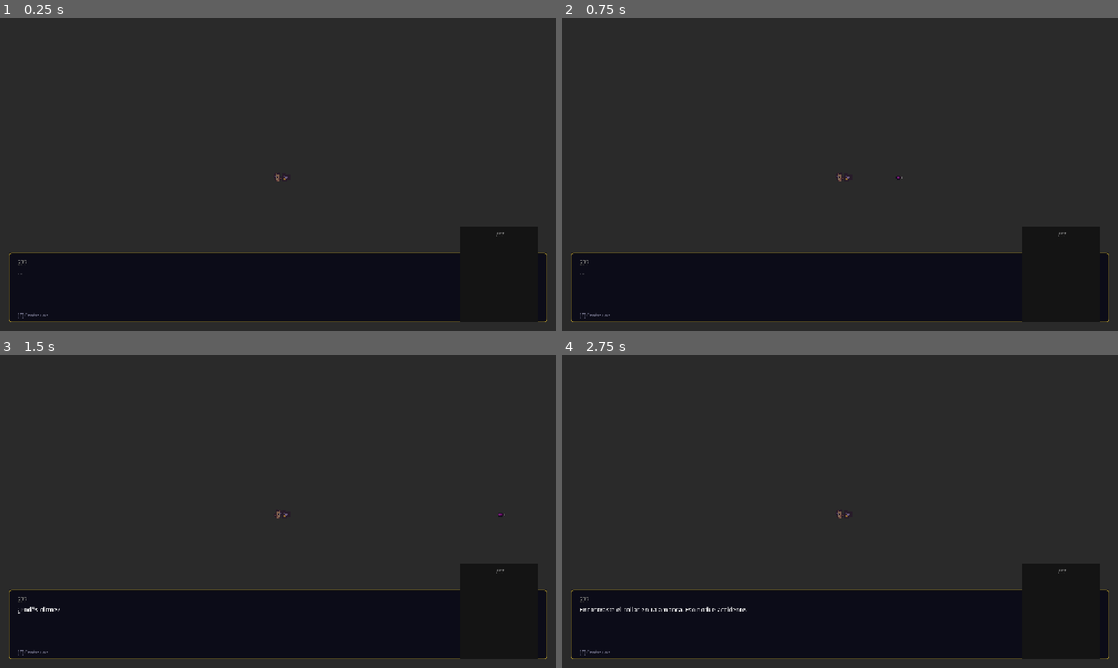
Above: before the commit, frames 1-4 (two rows, left to right).
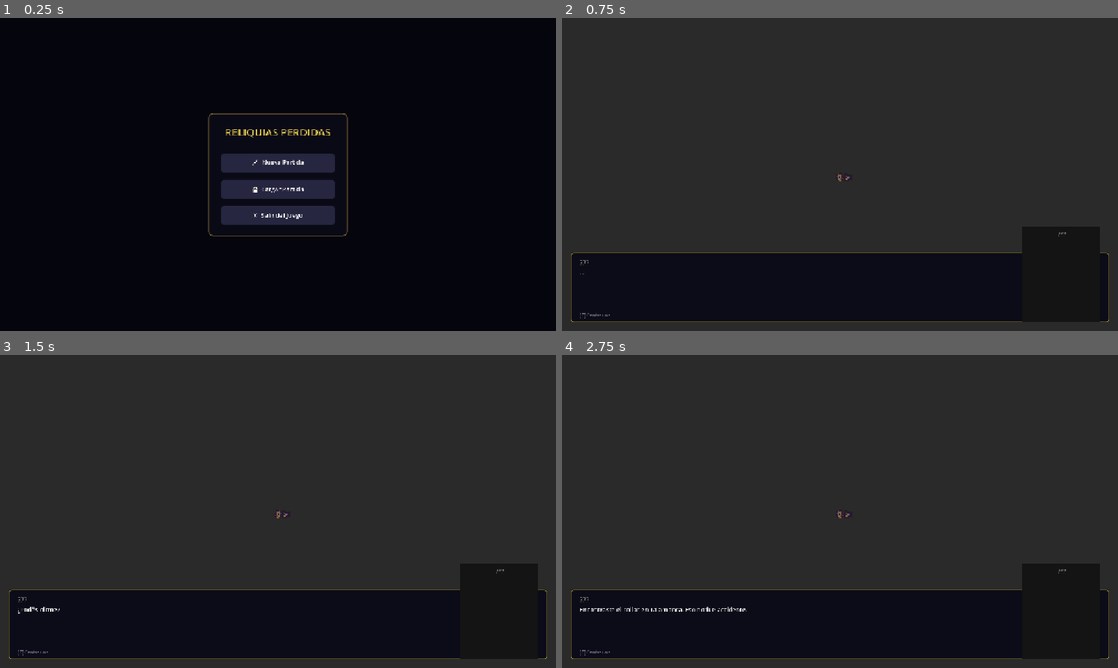
Above: after the commit, the same moments.

Repository: Aigen1111/ReliquiasPerdidas
Game: Godot game, scene res://Scenes/MainMenu.tscn
Two runs of this game, one before a commit and one after it. Both use one fixed random seed, a clock stepped at 60 frames per second and the inputs below. Before the commit the project starts from res://Scenes/Tutorial/Tutorial_Intro.tscn. The engine's default icon, where the game draws it, is replaced by a stand-in: a white triangle on a blue panel in a dark square.
Inputs (mouse positions are in pixels of both pictures, inside the frame that each line leads up to):
- Up to frame 1 (0.25 s): no input
- Up to frame 2 (0.75 s): click (840, 161) at 0.5 s, where only the run after the commit has a clickable "🗡 Nueva Partida"
- Up to frame 3 (1.5 s): tap Enter at 1.25 s; move the mouse to (400, 495) at 1.27 s; hold D (move_right) from 1.28 s (still down); hold E (interact) from 1.28 s (still down)
- Up to frame 4 (2.75 s): tap Space at 2 s; move the mouse to (728, 527) at 2.02 s; release D (move_right) at 2.03 s; release E (interact) at 2.03 s; hold S (move_down) from 2.03 s (still down); tap E (interact) at 2.1 s

The runs differ from the first frame. In frame 1, 74% of the frame differs, in the area x 0-100%, y 0-100%; in frame 2, less than 0.1%; in frame 3, less than 0.1%; in frame 4, nothing differs.

Commit message:
Main Menu and Pause Menu halfway there
A lot of things, i'm gonna go sleep

Diff:
--- a/RunManager.gd
+++ b/RunManager.gd
@@ -107,6 +107,7 @@
 	room_type_history = []
 	run_sequence = _build_run_sequence(area_id)
 	emit_signal("run_started", area_id)
+	SaveManager.save_slot(SaveManager.SLOT_AUTOSAVE_START)
 	_load_current_room()
 
 
@@ -318,6 +319,7 @@
 
 func _end_run(victory: bool) -> void:
 	is_in_run = false
+	SaveManager.save_slot(SaveManager.SLOT_AUTOSAVE_END)
 	# Solo emitir señal — RunResultScreen escucha y muestra la pantalla.
 	# El cambio a Lobby lo hace go_to_lobby() cuando el jugador presiona Continuar.
 	emit_signal("run_ended", victory, last_run_gold_earned)
--- /dev/null
+++ b/SaveManager.gd
@@ -0,0 +1,82 @@
+# SaveManager.gd — Autoload singleton
+# Sistema de guardado con 3 slots en disco (user://saves/):
+
+extends Node
+
+const SAVE_DIR := "user://saves/"
+
+const SLOT_AUTOSAVE_START := "autosave_start"
+const SLOT_AUTOSAVE_END   := "autosave_end"
+const SLOT_MAIN           := "main"
+
+
+func _ready() -> void:
+	if not DirAccess.dir_exists_absolute(SAVE_DIR):
+		DirAccess.make_dir_recursive_absolute(SAVE_DIR)
+
+
+## Guarda el estado persistente actual de RunManager en el slot indicado.
+func save_slot(slot_name: String) -> bool:
+	var data := {
+		"gold":                   RunManager.gold,
+		"unlocked_areas":         RunManager.unlocked_areas,
+		"unlocked_relics":        RunManager.unlocked_relics,
+		"tutorial_done":          RunManager.tutorial_done,
+		"tutorial_sibu_revealed": RunManager.tutorial_sibu_revealed,
+		"saved_at_unix":          Time.get_unix_time_from_system(),
+	}
+	var file := FileAccess.open(_path_for(slot_name), FileAccess.WRITE)
+	if file == null:
+		push_warning("SaveManager: no se pudo abrir el slot '%s' para escribir." % slot_name)
+		return false
+	file.store_string(JSON.stringify(data, "\t"))
+	file.close()
+	return true
+
+
+## Carga un slot y aplica los datos a RunManager. false si no existe o está corrupto.
+func load_slot(slot_name: String) -> bool:
+	var path := _path_for(slot_name)
+	if not FileAccess.file_exists(path):
+		return false
+
+	var file := FileAccess.open(path, FileAccess.READ)
+	if file == null:
+		return false
+	var text := file.get_as_text()
+	file.close()
+
+	var parsed = JSON.parse_string(text)
+	if typeof(parsed) != TYPE_DICTIONARY:
+		push_warning("SaveManager: slot '%s' corrupto o con formato inválido." % slot_name)
+		return false
+
+	RunManager.gold                   = int(parsed.get("gold", 0))
+	RunManager.unlocked_areas         = parsed.get("unlocked_areas", ["bribri"])
+	RunManager.unlocked_relics        = parsed.get("unlocked_relics", [])
+	RunManager.tutorial_done          = bool(parsed.get("tutorial_done", false))
+	RunManager.tutorial_sibu_revealed = bool(parsed.get("tutorial_sibu_revealed", false))
+	return true
+
+
+func slot_exists(slot_name: String) -> bool:
+	return FileAccess.file_exists(_path_for(slot_name))
+
+## Devuelve {} si el slot no existe o está corrupto.
+func get_slot_info(slot_name: String) -> Dictionary:
+	var path := _path_for(slot_name)
+	if not FileAccess.file_exists(path):
+		return {}
+	var file := FileAccess.open(path, FileAccess.READ)
+	if file == null:
+		return {}
+	var text := file.get_as_text()
+	file.close()
+
+	var parsed = JSON.parse_string(text)
+	if typeof(parsed) != TYPE_DICTIONARY:
+		return {}
+	return {"saved_at_unix": int(parsed.get("saved_at_unix", 0))}
+
+func _path_for(slot_name: String) -> String:
+	return SAVE_DIR + slot_name + ".json"
--- a/Scenes/Lobby.gd
+++ b/Scenes/Lobby.gd
@@ -151,8 +151,8 @@
 
 
 func _go_to_main_menu() -> void:
-	# TODO: implementar cuando exista el menú principal
 	_close_lobby_menu()
+	get_tree().change_scene_to_file("res://Scenes/MainMenu.tscn")
 
 
 func _quit_game() -> void:
--- /dev/null
+++ b/Scenes/MainMenu.gd
@@ -0,0 +1,213 @@
+# MainMenu.gd
+# Menú de inicio: Nueva Partida / Cargar Partida (con selector de slots) / Salir.
+extends Control
+
+const PANEL_COLOR  := Color(0.04, 0.04, 0.09, 0.94)
+const HEADER_COLOR := Color(0.85, 0.75, 0.3)
+const BTN_NORMAL   := Color(0.15, 0.15, 0.25)
+const BTN_HOVER    := Color(0.28, 0.25, 0.45)
+const BTN_DISABLED := Color(0.1, 0.1, 0.12)
+
+const TUTORIAL_SCENE := "res://Scenes/Tutorial/Tutorial_Intro.tscn"
+const LOBBY_SCENE    := "res://Scenes/Lobby.tscn"
+
+# Strings literales (no referencio SaveManager.SLOT_* acá para evitar
+# problemas de orden de carga entre autoloads en un const).
+const SLOT_META := [
+	{"slot": "main",           "label": "Guardado Manual"},
+	{"slot": "autosave_start", "label": "Autoguardado — Inicio de Run"},
+	{"slot": "autosave_end",   "label": "Autoguardado — Fin de Run"},
+]
+
+var _status_label:   Label         = null
+var _main_menu_box:  VBoxContainer = null
+var _load_menu_box:  VBoxContainer = null
+
+
+func _ready() -> void:
+	set_anchors_and_offsets_preset(Control.PRESET_FULL_RECT)
+	_build_ui()
+
+
+func _build_ui() -> void:
+	var bg := ColorRect.new()
+	bg.color = Color(0.02, 0.02, 0.05, 1.0)
+	bg.set_anchors_and_offsets_preset(Control.PRESET_FULL_RECT)
+	add_child(bg)
+
+	var panel := PanelContainer.new()
+	panel.name = "Panel"
+	panel.custom_minimum_size = Vector2(320, 0)
+
+	var style := StyleBoxFlat.new()
+	style.bg_color     = PANEL_COLOR
+	style.border_color = Color(0.5, 0.4, 0.2)
+	style.set_border_width_all(2)
+	style.set_corner_radius_all(10)
+	style.content_margin_left   = 30
+	style.content_margin_right  = 30
+	style.content_margin_top    = 26
+	style.content_margin_bottom = 26
+	panel.add_theme_stylebox_override("panel", style)
+	add_child(panel)
+
+	var root_vbox := VBoxContainer.new()
+	root_vbox.add_theme_constant_override("separation", 16)
+	panel.add_child(root_vbox)
+
+	var title := Label.new()
+	title.text = "RELIQUIAS PERDIDAS"
+	title.horizontal_alignment = HORIZONTAL_ALIGNMENT_CENTER
+	title.add_theme_font_size_override("font_size", 24)
+	title.add_theme_color_override("font_color", HEADER_COLOR)
+	root_vbox.add_child(title)
+
+	var sep := ColorRect.new()
+	sep.color = Color(0.35, 0.3, 0.2)
+	sep.custom_minimum_size = Vector2(0, 1)
+	root_vbox.add_child(sep)
+
+	# ── Pantalla principal ──
+	_main_menu_box = VBoxContainer.new()
+	_main_menu_box.add_theme_constant_override("separation", 16)
+	root_vbox.add_child(_main_menu_box)
+
+	_add_button(_main_menu_box, "🗡  Nueva Partida",  _on_new_game)
+	_add_button(_main_menu_box, "💾  Cargar Partida", _open_load_screen)
+	_add_button(_main_menu_box, "✕  Salir del Juego", _on_quit)
+
+	# ── Pantalla de selección de slot (oculta al inicio) ──
+	_load_menu_box = VBoxContainer.new()
+	_load_menu_box.add_theme_constant_override("separation", 10)
+	_load_menu_box.visible = false
+	root_vbox.add_child(_load_menu_box)
+
+	_status_label = Label.new()
+	_status_label.horizontal_alignment = HORIZONTAL_ALIGNMENT_CENTER
+	_status_label.autowrap_mode = TextServer.AUTOWRAP_WORD_SMART
+	_status_label.add_theme_font_size_override("font_size", 12)
+	_status_label.modulate = Color(1.0, 0.5, 0.5)
+	_status_label.visible = false
+	root_vbox.add_child(_status_label)
+
+	_center_panel.call_deferred()
+
+
+func _center_panel() -> void:
+	var panel := get_node_or_null("Panel")
+	if panel == null:
+		return
+	var vp := get_viewport().get_visible_rect().size
+	panel.position = Vector2(
+		(vp.x - panel.size.x) * 0.5,
+		(vp.y - panel.size.y) * 0.5
+	)
+
+
+# ── Pantalla de carga ────────────────────────────────────────────────────
+
+func _open_load_screen() -> void:
+	_status_label.visible = false
+	_populate_load_menu()
+	_main_menu_box.visible = false
+	_load_menu_box.visible = true
+
+
+func _show_main_screen() -> void:
+	_status_label.visible = false
+	_load_menu_box.visible = false
+	_main_menu_box.visible = true
+
+
+func _populate_load_menu() -> void:
+	for child in _load_menu_box.get_children():
+		child.queue_free()
+
+	var any_slot := false
+	for meta in SLOT_META:
+		var info: Dictionary = SaveManager.get_slot_info(meta["slot"])
+		if info.is_empty():
+			continue
+		any_slot = true
+		var date_str := _format_unix(int(info.get("saved_at_unix", 0)))
+		var slot_id: String = meta["slot"]
+		_add_button(_load_menu_box, "%s — %s" % [meta["label"], date_str],
+			func(): _load_specific_slot(slot_id))
+
+	if not any_slot:
+		var lbl := Label.new()
+		lbl.text = "No hay partidas guardadas todavía."
+		lbl.horizontal_alignment = HORIZONTAL_ALIGNMENT_CENTER
+		lbl.autowrap_mode = TextServer.AUTOWRAP_WORD_SMART
+		lbl.add_theme_font_size_override("font_size", 12)
+		lbl.modulate = Color(0.7, 0.7, 0.7)
+		_load_menu_box.add_child(lbl)
+
+	_add_button(_load_menu_box, "← Volver", _show_main_screen)
+
+
+func _load_specific_slot(slot_name: String) -> void:
+	var ok := SaveManager.load_slot(slot_name)
+	if not ok:
+		_show_status("No se pudo cargar ese guardado.")
+		return
+	var target := LOBBY_SCENE if RunManager.tutorial_done else TUTORIAL_SCENE
+	get_tree().change_scene_to_file(target)
+
+
+func _format_unix(unix_time: int) -> String:
+	if unix_time <= 0:
+		return "sin fecha"
+	var dt := Time.get_datetime_dict_from_unix_time(unix_time)
+	return "%02d/%02d/%04d %02d:%02d" % [dt.day, dt.month, dt.year, dt.hour, dt.minute]
+
+
+# ── Botones principales ──────────────────────────────────────────────────
+
+func _add_button(parent: Control, text: String, callback: Callable) -> void:
+	var btn := Button.new()
+	btn.text = text
+	btn.add_theme_font_size_override("font_size", 14)
+	btn.custom_minimum_size = Vector2(0, 44)
+	btn.focus_mode = Control.FOCUS_NONE
+
+	var normal := StyleBoxFlat.new()
+	normal.bg_color = BTN_NORMAL
+	normal.set_corner_radius_all(6)
+	normal.content_margin_left  = 12
+	normal.content_margin_right = 12
+
+	var hover := StyleBoxFlat.new()
+	hover.bg_color = BTN_HOVER
+	hover.set_corner_radius_all(6)
+	hover.content_margin_left  = 12
+	hover.content_margin_right = 12
+
+	btn.add_theme_stylebox_override("normal",  normal)
+	btn.add_theme_stylebox_override("hover",   hover)
+	btn.add_theme_stylebox_override("pressed", hover)
+	btn.add_theme_color_override("font_color", Color(1, 1, 1))
+
+	btn.pressed.connect(callback)
+	parent.add_child(btn)
+
+
+func _on_new_game() -> void:
+	RunManager.gold                   = 0
+	RunManager.unlocked_areas         = ["bribri"]
+	RunManager.unlocked_relics        = []
+	RunManager.active_relics          = []
+	RunManager.tutorial_done          = false
+	RunManager.tutorial_sibu_revealed = false
+	get_tree().change_scene_to_file(TUTORIAL_SCENE)
+
+
+func _on_quit() -> void:
+	get_tree().quit()
+
+
+func _show_status(text: String) -> void:
+	if _status_label == null:
+		return
+	_status_label.text    = text
+	_status_label.visible = true
--- /dev/null
+++ b/Scenes/MainMenu.tscn
@@ -0,0 +1,12 @@
+[gd_scene format=3 uid="uid://ids0djattsyk"]
+
+[ext_resource type="Script" uid="uid://bbo7teqk7cphq" path="res://Scenes/MainMenu.gd" id="1_tt5f1"]
+
+[node name="Control" type="Control" unique_id=155200318]
+layout_mode = 3
+anchors_preset = 15
+anchor_right = 1.0
+anchor_bottom = 1.0
+grow_horizontal = 2
+grow_vertical = 2
+script = ExtResource("1_tt5f1")
--- a/Scenes/PauseMenu.gd
+++ b/Scenes/PauseMenu.gd
@@ -105,6 +105,7 @@
 	# Botones
 	_add_button(vbox, "▶  Reanudar",      _resume)
 	_add_button(vbox, "📖  Ver Códex",    _open_codex)
+	_add_button(vbox, "💾  Guardar",      _save_game)
 	_add_button(vbox, "🚪  Salir al Lobby", _exit_to_lobby)
 
 	# Centrar tras un frame para que el panel conozca su tamaño real
@@ -180,6 +181,28 @@
 	else:
 		push_warning("PauseMenu: no se encontró RunHud en la escena.")
 
+func _save_game() -> void:
+	var ok := SaveManager.save_slot(SaveManager.SLOT_MAIN)
+	_show_save_feedback(ok)
+
+
+func _show_save_feedback(ok: bool) -> void:
+	var panel := get_node_or_null("Panel")
+	if panel == null:
+		return
+	var lbl := Label.new()
+	lbl.text = "Partida guardada" if ok else "No se pudo guardar"
+	lbl.modulate = Color(0.4, 1.0, 0.6) if ok else Color(1.0, 0.4, 0.4)
+	lbl.horizontal_alignment = HORIZONTAL_ALIGNMENT_CENTER
+	lbl.add_theme_font_size_override("font_size", 12)
+	lbl.position = Vector2(0, -26)
+	panel.add_child(lbl)
+
+	var tween := create_tween()
+	tween.tween_interval(1.2)
+	tween.tween_property(lbl, "modulate:a", 0.0, 0.6)
+	tween.tween_callback(lbl.queue_free)
+
 
 func _exit_to_lobby() -> void:
 	_is_paused = false
--- a/project.godot
+++ b/project.godot
@@ -11,7 +11,7 @@
 [application]
 
 config/name="Camaron2"
-run/main_scene="uid://buyvmbrcvqt05"
+run/main_scene="uid://ids0djattsyk"
 config/features=PackedStringArray("4.7", "Mobile")
 config/icon="res://icon.svg"
 
@@ -19,6 +19,7 @@
 
 RunManager="*uid://dd3xkelq0tpwb"
 MuseumData="*uid://h43eu7h03ioo"
+SaveManager="*uid://ci6egwvf4i5x7"
 
 [display]
 
Not shown, added: SaveManager.gd.uid
Not shown, added: Scenes/MainMenu.gd.uid
